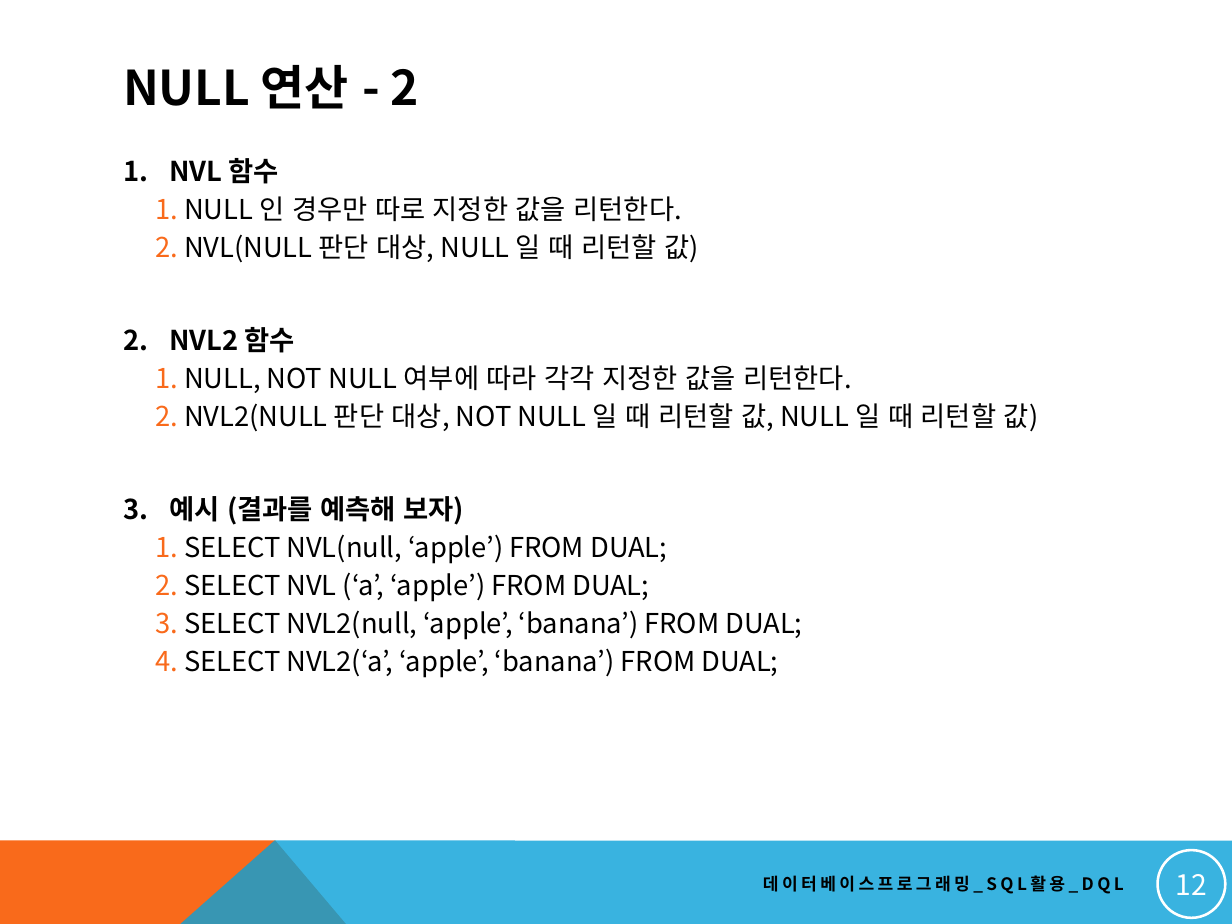
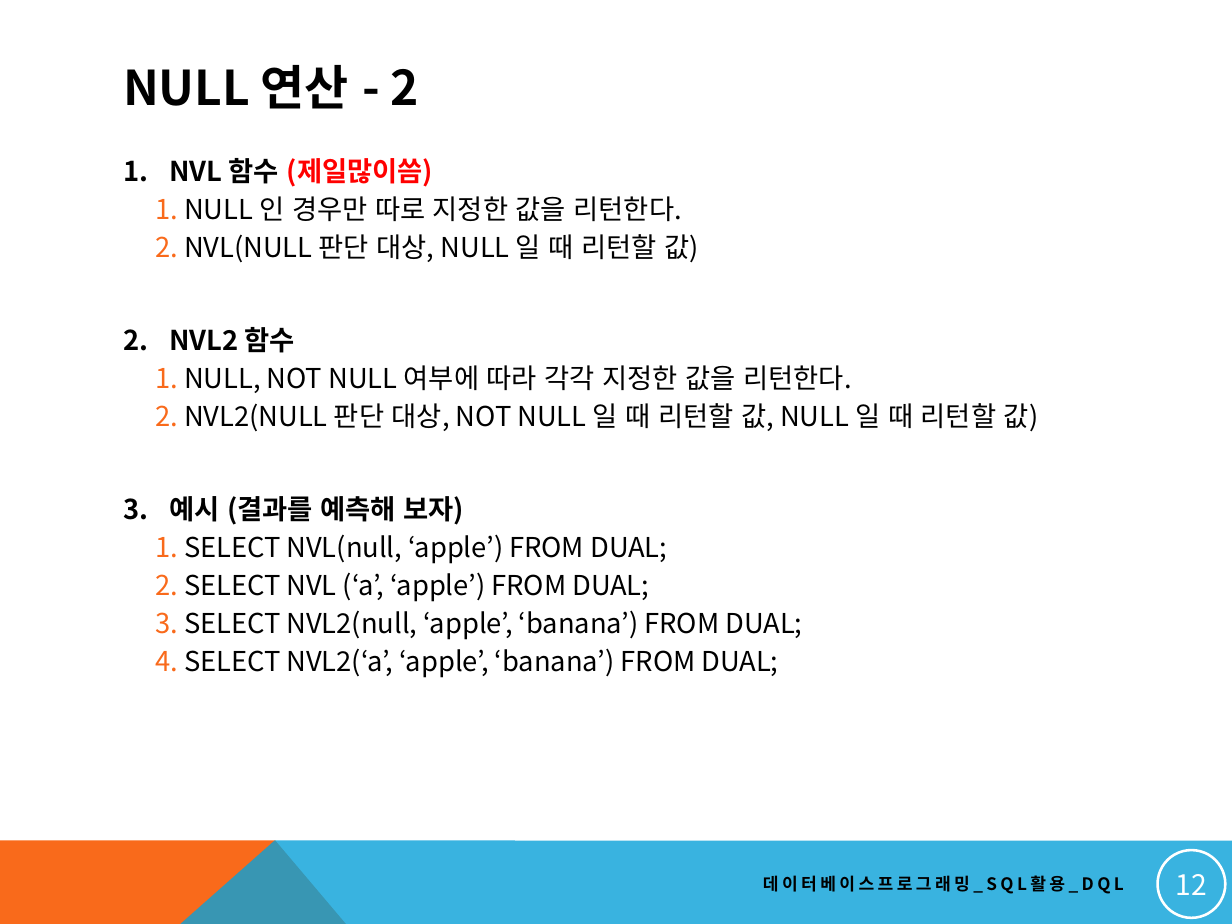
Before and after one commit to soeun1365/dbstudy, a slide deck: slide 12 of NEW_DBMS교안/13. 기본 SQL 작성하기_DQL 활용_1.pptx. Drawn at 1232x924 pixels with LibreOffice and Linux fonts; fonts in the diff are those of the drawing. Boxes give left, top, right and bottom in pixels: in the first picture for what was removed or moved away, otherwise in the second. Text is boxed around its words. In the diff, an @@ line names an element or a change of style, - is before the commit and + after.

```diff
--- a/NEW_DBMS교안/13. 기본 SQL 작성하기_DQL 활용_1.pptx
+++ b/NEW_DBMS교안/13. 기본 SQL 작성하기_DQL 활용_1.pptx
@@ text at [169,158,433,187]: text changed; text colour #000000 to #FF0000 @@
-1. NVL 함수
+1. NVL 함수 (제일많이씀)
```
Also in this commit, not shown: 7 other slides changed, 4 other files.
